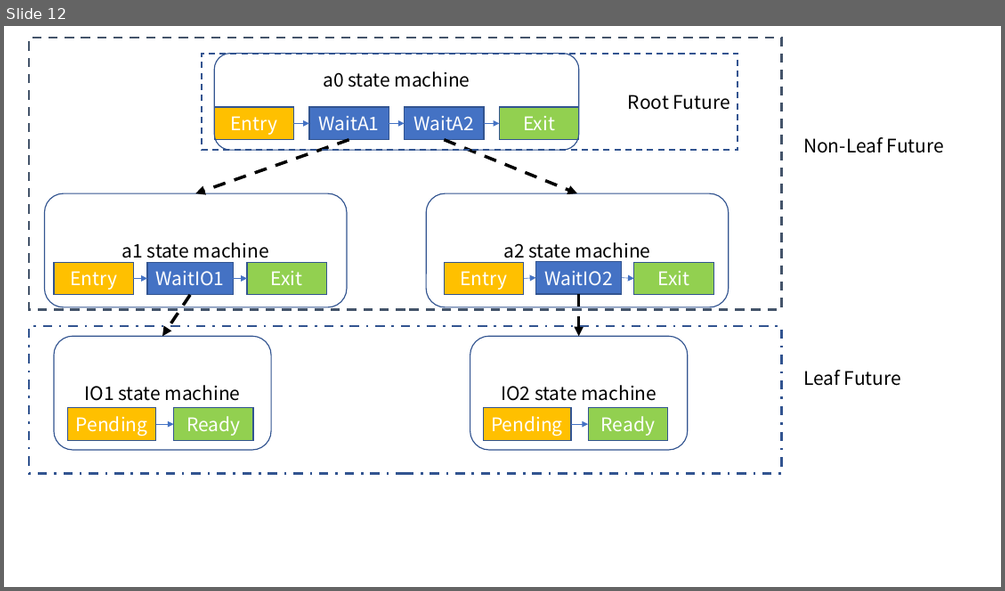
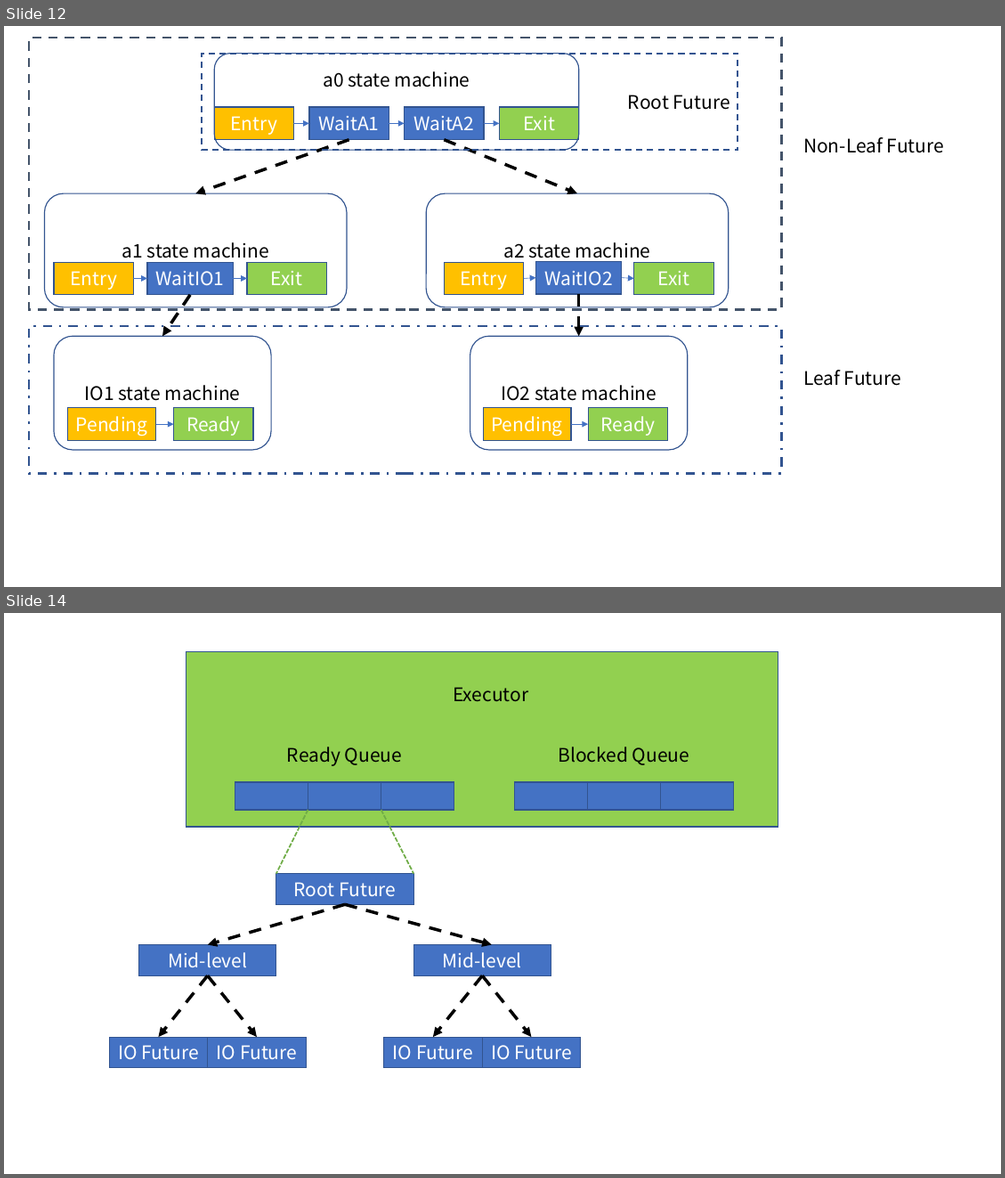
Before and after one commit to wyfcyx/osnotes, a slide deck: Rust/rust-async-introduction/演示文稿1.pptx. Shown one above the other, each under a label of ours: slide 12 before the commit, slides 12 and 14 after it; the slides between them are not shown. The pictures are 1005x591 and 1005x1178 pixels, drawn with LibreOffice and Linux fonts; fonts in the diff are those of the drawing. Boxes give left, top, right and bottom in pixels: in the first picture for what was removed or moved away, otherwise in the second. Text is boxed around its words. In the diff, an @@ line names an element or a change of style, - is before the commit and + after.

```diff
--- a/Rust/rust-async-introduction/演示文稿1.pptx
+++ b/Rust/rust-async-introduction/演示文稿1.pptx
@@ slide 14 added at (4, 613, 1001, 1174), background #FFFFFF @@
@@ rectangle added at (186, 652, 778, 827), fill #92D050, outline #325491 1 pt @@
@@ text added at (453, 687, 528, 702), 18 pt, text #000000 @@
+Executor
@@ text added at (287, 747, 402, 766), 18 pt, text #000000 @@
+Ready Queue
@@ text added at (558, 747, 689, 765), 18 pt, text #000000 @@
+Blocked Queue
@@ rectangle added at (235, 782, 308, 810), fill #4472C4, outline #325491 1 pt @@
@@ rectangle added at (308, 782, 381, 810), fill #4472C4, outline #325491 1 pt @@
@@ rectangle added at (380, 782, 454, 810), fill #4472C4, outline #325491 1 pt @@
@@ rectangle added at (514, 782, 587, 810), fill #4472C4, outline #325491 1 pt @@
@@ rectangle added at (587, 782, 661, 810), fill #4472C4, outline #325491 1 pt @@
@@ rectangle added at (661, 782, 734, 810), fill #4472C4, outline #325491 1 pt @@
@@ line added from (308, 810) to (276, 873), #70AD47 1.5 pt dashed @@
@@ line added from (380, 810) to (413, 873), #70AD47 1.5 pt dashed @@
@@ rectangle added at (276, 873, 413, 904), fill #4472C4, outline #325491 1 pt, 18 pt, text #FFFFFF @@
+Root Future
@@ arrow added from (345, 905) to (208, 945), #000000 3 pt dashed @@
@@ arrow added from (345, 905) to (492, 945), #000000 3 pt dashed @@
@@ rectangle added at (138, 945, 276, 976), fill #4472C4, outline #325491 1 pt, 18 pt, text #FFFFFF @@
+Mid-level
@@ rectangle added at (413, 945, 551, 976), fill #4472C4, outline #325491 1 pt, 18 pt, text #FFFFFF @@
+Mid-level
@@ arrow added from (208, 976) to (159, 1037), #000000 3 pt dashed @@
@@ arrow added from (208, 976) to (257, 1037), #000000 3 pt dashed @@
@@ arrow added from (483, 976) to (433, 1037), #000000 3 pt dashed @@
@@ arrow added from (483, 976) to (531, 1037), #000000 3 pt dashed @@
@@ rectangle added at (109, 1037, 208, 1068), fill #4472C4, outline #325491 1 pt, 18 pt, text #FFFFFF @@
+IO Future
@@ rectangle added at (208, 1037, 306, 1068), fill #4472C4, outline #325491 1 pt, 18 pt, text #FFFFFF @@
+IO Future
@@ rectangle added at (384, 1037, 483, 1068), fill #4472C4, outline #325491 1 pt, 18 pt, text #FFFFFF @@
+IO Future
@@ rectangle added at (482, 1037, 581, 1068), fill #4472C4, outline #325491 1 pt, 18 pt, text #FFFFFF @@
+IO Future
```
Also in this commit, not shown: 6 other slides added, 11 other files.
